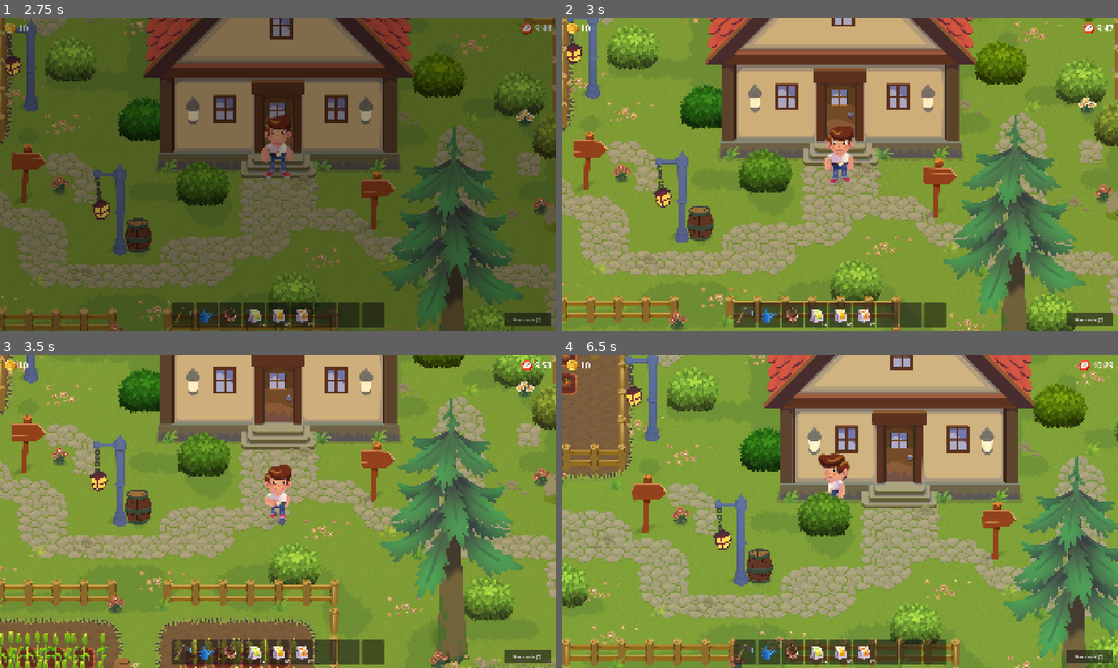
Above: before the commit, frames 1-4 (two rows, left to right).
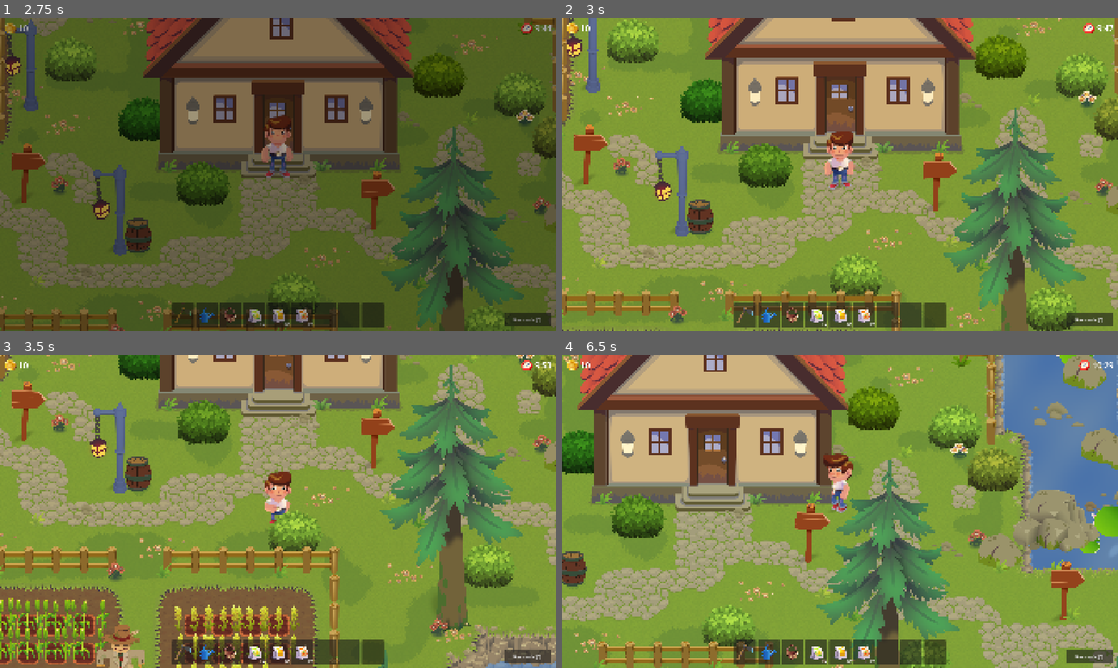
Above: after the commit, the same moments.

Repository: enjin/platform-sample-game-client-godot
Game: Godot game, scene res://scenes/loader.tscn
Same seed, same stepped clock (60 frames per second), same inputs: the game is played once before the commit and once after it.
Inputs (mouse positions are in pixels of both pictures, inside the frame that each line leads up to):
- Up to frame 1 (2.75 s): tap Enter at 0.5 s; move the mouse to (400, 158) at 0.52 s; hold D (move_right) 0.53-1.25 s; hold E (equip_next) 0.53-1.25 s; click (400, 158) at 0.67 s; click (278, 202) at 1.27 s; type "12" at 1.35 s; click (278, 218) at 1.5 s; type "12" at 1.58 s; click "Start" at 2 s
- Up to frame 2 (3 s): move the mouse to (728, 190) at 2.77 s; hold S (move_down) from 2.78 s (still down); tap Q (equip_prev) at 2.85 s
- Up to frame 3 (3.5 s): keep holding S (move_down)
- Up to frame 4 (6.5 s): move the mouse to (895, 442) at 3.52 s; release S (move_down) at 3.53 s; press the mouse at (895, 442) at 3.53 s; hold D (move_right) 3.53-4.28 s; move the mouse to (812, 574) at 4.27 s; release the mouse at (812, 574) at 4.28 s; hold W (move_up) 4.28-5.03 s; tap E (equip_next) at 4.35 s; click (812, 574) at 4.42 s; move the mouse to (1006, 558) at 5.02 s; hold Q (equip_prev) 5.03-5.78 s; hold A (move_left) from 5.03 s (still down); move the mouse to (673, 464) at 5.77 s; click (673, 464) at 5.85 s

Frame 1 is identical in both runs. In frame 2, 32% of the frame differs, in the area x 0-100%, y 0-100%; in frame 3, 56%; in frame 4, 79%.

Commit message:
fix walk speed

Diff:
--- a/scripts/game/player_controller.gd
+++ b/scripts/game/player_controller.gd
@@ -3,8 +3,8 @@
 # every inventory touch point is guarded so the shell runs without it.
 extends CharacterBody2D
 
-# 4.0 units/s in Unity at 64 px/unit.
-const SPEED := 256.0
+# 6.0 units/s in Unity (Character prefab's Speed override) at 64 px/unit.
+const SPEED := 384.0
 # collision layer 3 = interactive objects (market, warehouse, tokens)
 const INTERACTIVE_MASK := 1 << 2
 
